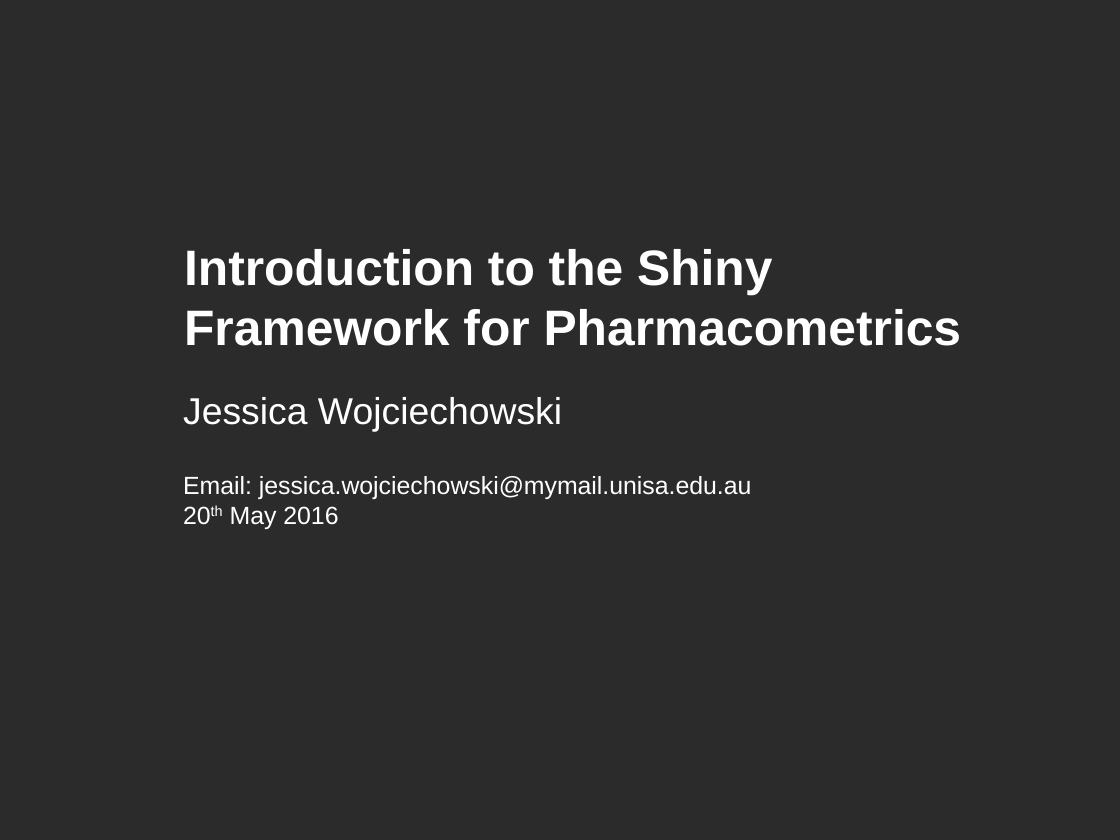
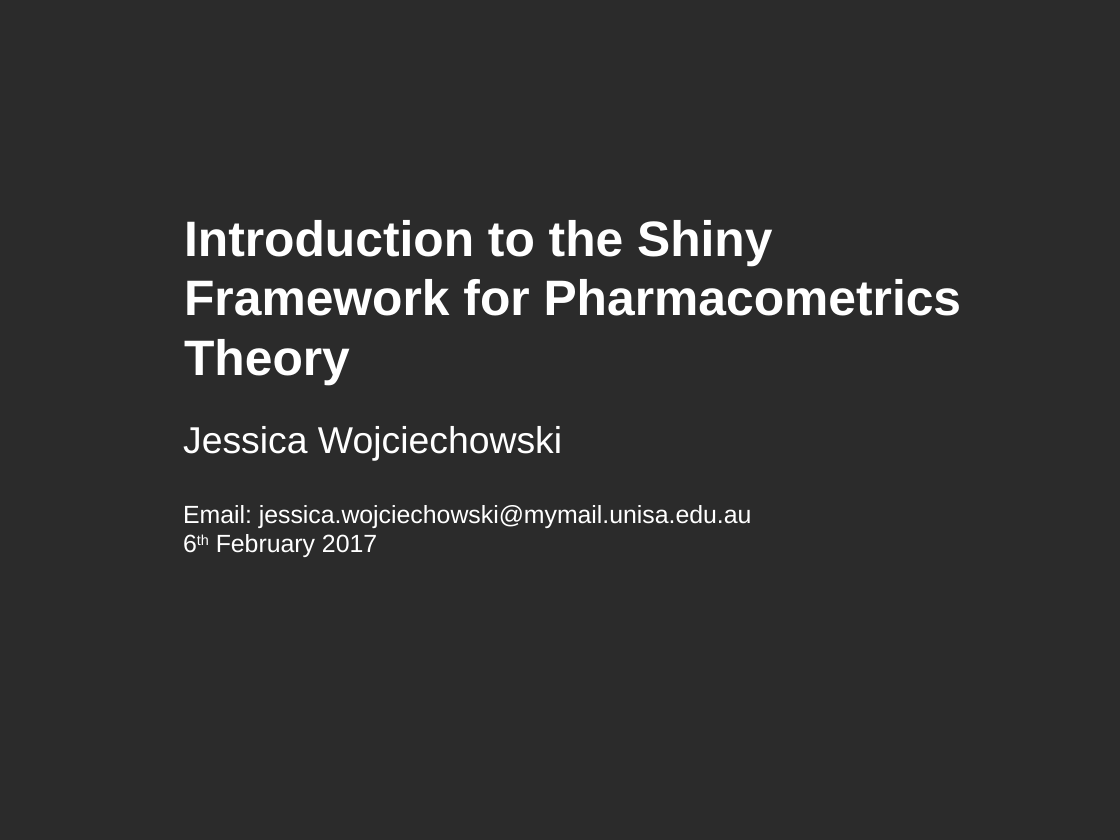
Before and after one commit to jhhughes256/shiny-paganz, a slide deck: slide 1 of man_slides_theory.pptx. Drawn at 1120x840 pixels with LibreOffice and Linux fonts; fonts in the diff are those of the drawing; background and template pictures are left out; a plain dark background stands for a picture behind light text. Boxes give left, top, right and bottom in pixels: in the first picture for what was removed or moved away, otherwise in the second. Text is boxed around its words. In the diff, an @@ line names an element or a change of style, - is before the commit and + after.

Commit message:
Updated theory slides and renamed applications for theory session

```diff
--- a/man_slides_theory.pptx
+++ b/man_slides_theory.pptx
@@ title at <box>184,220,962,385</box>: text changed @@
-Introduction to the Shiny Framework for Pharmacometrics
+Introduction to the Shiny Framework for Pharmacometrics
+Theory
@@ subtitle "Jessica Wojciechowski": place and size @@
-subtitle "Jessica Wojciechowski" at <box>183,397,752,529</box>
+subtitle "Jessica Wojciechowski" at <box>183,426,752,557</box>
@@ subtitle at <box>216,534,377,557</box>: text changed @@
-20th May 2016
+6th February 2017
```
Also in this commit, not shown: 5 other slides changed, 2 slides added, 2 slides removed, 3 other files.
